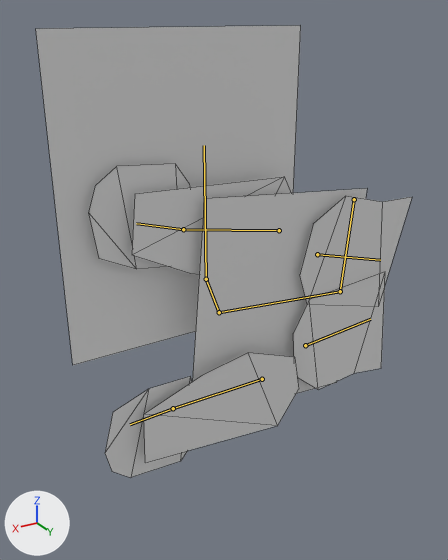
What one commit did to the Blender file Athene/Blender/Player/Animations.blend.
The view is the same before and after, from a 50 mm camera at (3.17, 4.53, 5.07) aimed at (0.29, -0.29, 2.67). Every picture has the same lights, and +X, +Y and +Z are marked at lower left. Both versions are drawn at frame 15 of the action 'Walk'; the numbers are the values there. The bones that bend it are drawn over the model as lines. Mesh edges are drawn as thin lines.

Objects in the first picture: 'Character'.
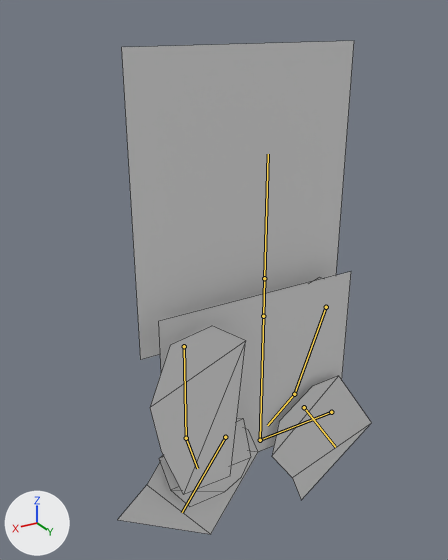
Pixel boxes (x1, y1, x2, y2) of what changed, in the pictures (448 x 560 px):
'Character', posed (33% narrower, 9% taller)
    before: (36, 25, 412, 478)
    after: (118, 41, 371, 534)
bone 'control', root to tip
    before: (354, 199) to (340, 291)
    after: (331, 412) to (260, 440)
bone 'neck', root to tip
    before: (219, 312) to (206, 279)
    after: (263, 316) to (264, 278)
bone 'leg.R', root to tip
    before: (305, 345) to (370, 319)
    after: (304, 407) to (335, 447)
bone 'leg.L', root to tip
    before: (317, 254) to (380, 260)
    after: (225, 437) to (182, 512)
bone 'arm.L', root to tip
    before: (279, 230) to (183, 229)
    after: (326, 307) to (294, 394)
bone 'hand.L', root to tip
    before: (183, 229) to (136, 223)
    after: (294, 394) to (267, 425)
bone 'arm.R', root to tip
    before: (262, 379) to (173, 408)
    after: (184, 346) to (186, 438)
bone 'hand.R', root to tip
    before: (173, 408) to (130, 424)
    after: (186, 438) to (197, 468)

The edits, one by one:
Bone 'control' (bone_control) moves from (-2.651, -0.069, 0.0) to (-0.12, 0.0, 0.0).
Bone 'control' (bone_control) turns from (0, 0, -85) to (0, 0, 0) degrees about its own x, y and z.
Bone 'neck' (bone_neck) turns from (0, 0, 65) to (0, 0, 0) degrees about its own x, y and z.
Bone 'leg.R' (bone_leg_r) moves from (0.0, 0.172, 0.0) to (-1.0, 0.0, 0.0).
Bone 'leg.R' (bone_leg_r) turns from (0, 0, -10) to (0, 0, -35) degrees about its own x, y and z.
Bone 'leg.L' (bone_leg_l) moves from (0.0, 0.172, 0.0) to (1.0, 0.0, 0.0).
Bone 'leg.L' (bone_leg_l) turns from (0, -180, 10) to (0, 0, 35) degrees about its own x, y and z.
Bone 'arm.L' (bone_arm_l) moves from (-0.487, 0.13, 0.0) to (0.0, 0.0, 0.0).
Bone 'arm.L' (bone_arm_l) turns from (0, 0, -105) to (0, 0, 90) degrees about its own x, y and z.
Bone 'hand.L' (bone_hand_l) turns from (1, 0, 0) to (-25, 0, 0) degrees about its own x, y and z.
Bone 'arm.R' (bone_arm_r) moves from (0.474, 0.172, 0.0) to (0.0, 0.0, 0.0).
Bone 'arm.R' (bone_arm_r) turns from (0, 0, 110) to (0, 0, -65) degrees about its own x, y and z.
Bone 'hand.R' (bone_hand_r) turns from (-1, 0, 0) to (-15, 0, 0) degrees about its own x, y and z.
